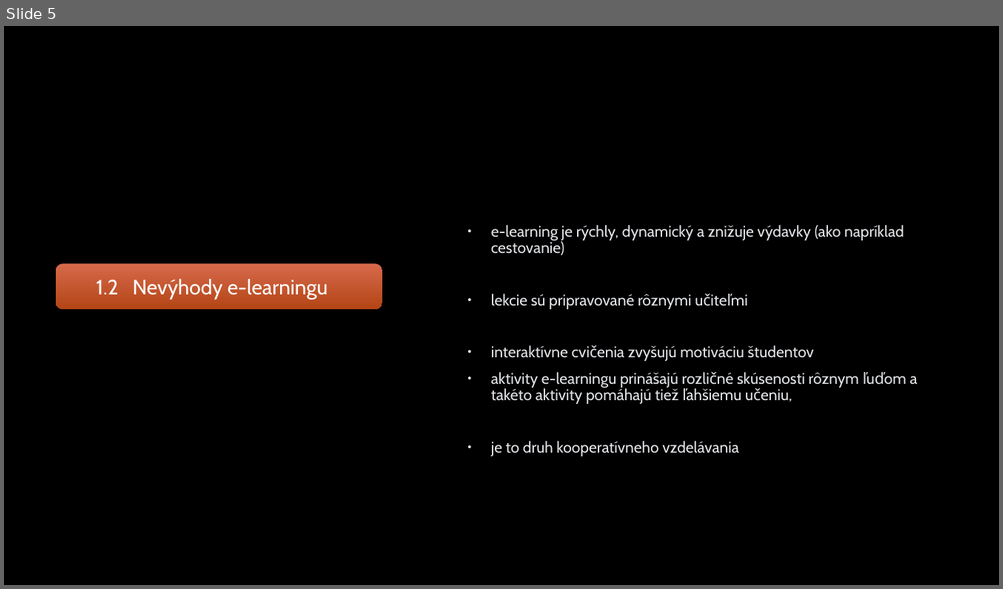
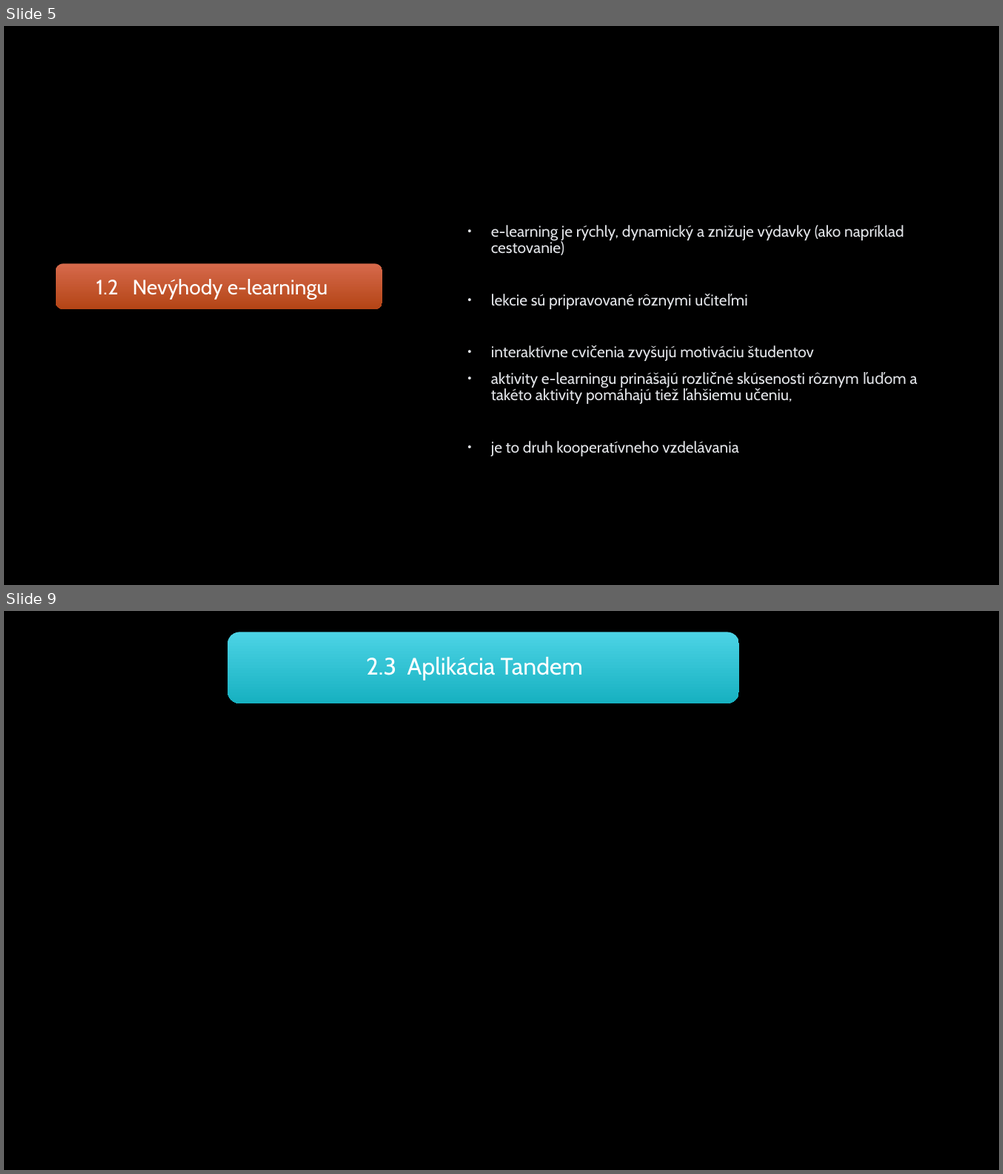
Before and after one commit to RichardSzarka/Semestralna_praca_MIP, a slide deck: Prezentacia_clanok.pptx. Shown one above the other, each under a label of ours: slide 5 before the commit, slides 5 and 9 after it; the slides between them are not shown. The pictures are 1003x589 and 1003x1174 pixels, drawn with LibreOffice and Linux fonts; fonts in the diff are those of the drawing; background and template pictures are left out. Boxes give left, top, right and bottom in pixels: in the first picture for what was removed or moved away, otherwise in the second. Text is boxed around its words. In the diff, an @@ line names an element or a change of style, - is before the commit and + after.

```diff
--- a/Prezentacia_clanok.pptx
+++ b/Prezentacia_clanok.pptx
@@ slide 9 added at bbox=[4, 611, 999, 1170], background picture (left out) @@
@@ rounded rectangle added at bbox=[227, 632, 739, 703], fill gradient #4DD4E5 to #18B2C2 @@
@@ text added at bbox=[366, 657, 583, 681], 23 pt, text #FFFFFF @@
+2.3 Aplikácia Tandem
```
Also in this commit, not shown: 2 slides changed, 3 other slides added, 2 other files.
